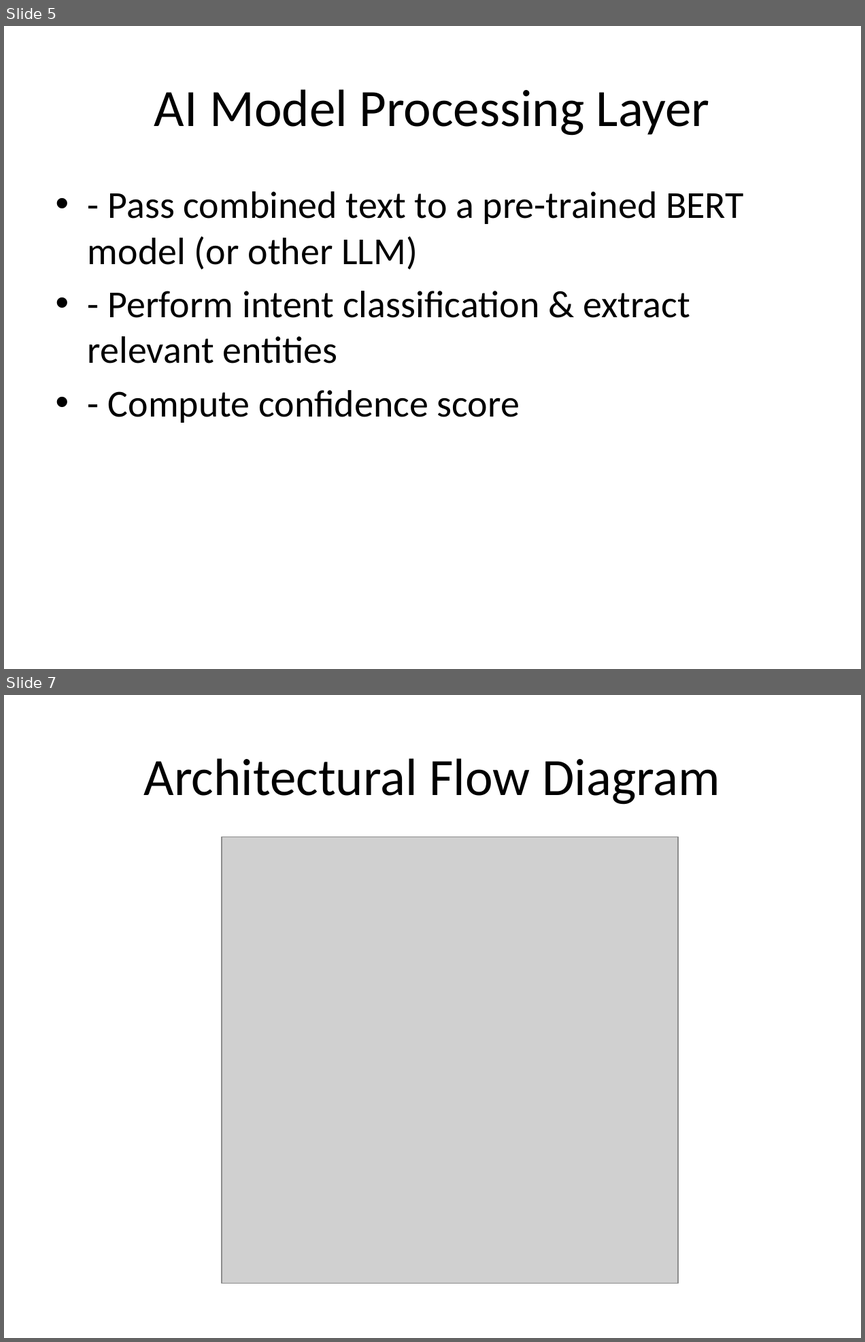
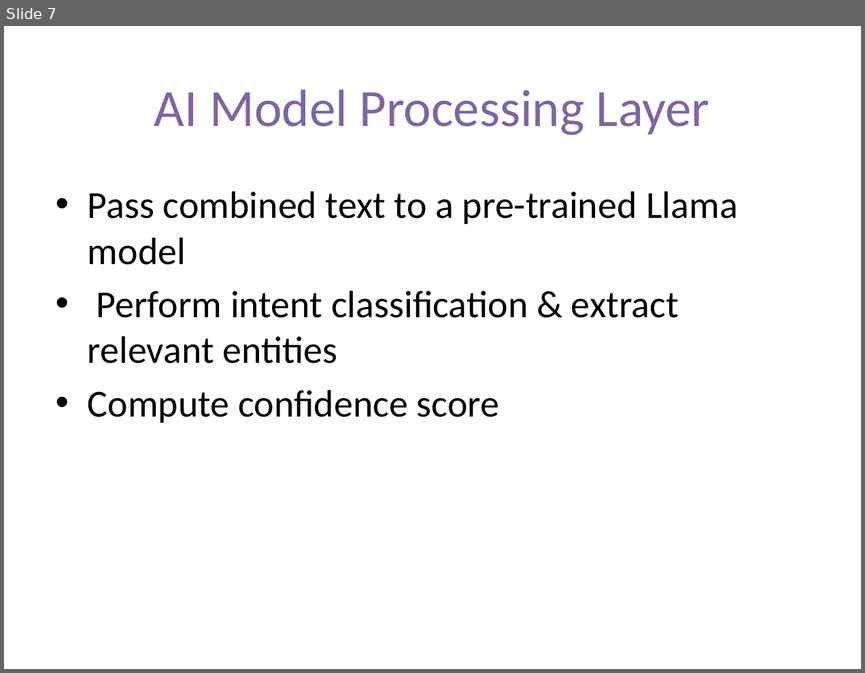
Before and after one commit to ewfx/gaied-binary-brains, a slide deck: artifacts/demo/BinaryBrains_GAIED.pptx. Shown one above the other, each under a label of ours: slides 5 and 7 before the commit, slide 7 after it; the slides between them are not shown. The pictures are 865x1342 and 865x673 pixels, drawn with LibreOffice and Linux fonts; fonts in the diff are those of the drawing; grey boxes stand for pictures. Boxes give left, top, right and bottom in pixels: in the first picture for what was removed or moved away, otherwise in the second. Text is boxed around its words. In the diff, an @@ line names an element or a change of style, - is before the commit and + after.

Commit message:
Lama model changes

```diff
--- a/artifacts/demo/BinaryBrains_GAIED.pptx
+++ b/artifacts/demo/BinaryBrains_GAIED.pptx
@@ slide 7 removed at [4, 695, 861, 1338], background #FFFFFF @@
@@ title removed at [144, 758, 720, 804] @@
-Architectural Flow Diagram
@@ picture removed at [222, 836, 679, 1283] @@
@@ what was slide 5 is now slide 7 @@
@@ slide 7 changed as well @@
@@ title "AI Model Processing Layer" at [154, 89, 710, 135]: text colour #000000 to #8064A2 @@
@@ text at [88, 191, 738, 422]: text changed @@
-• - Pass combined text to a pre-trained BERT model (or other LLM)
-• - Perform intent classification & extract relevant entities
-• - Compute confidence score
+• Pass combined text to a pre-trained Llama model
+• Perform intent classification & extract relevant entities
+• Compute confidence score
```
Also in this commit, not shown: 4 other slides changed, 2 slides added, 1 other slide removed, 10 other files.
